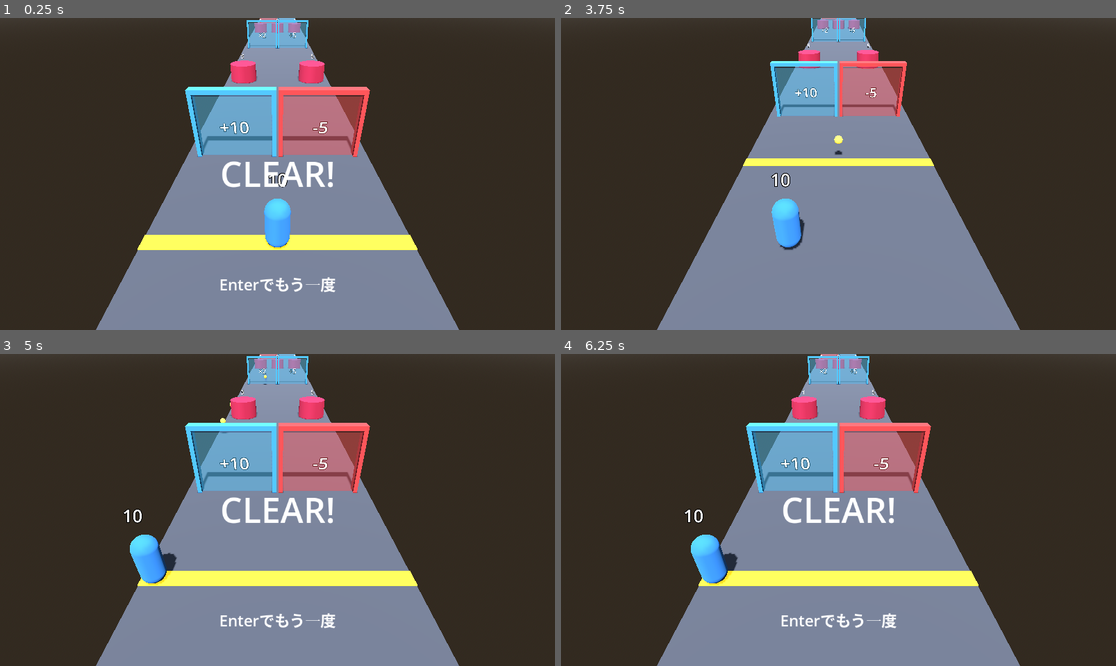
Above: before the commit, frames 1-4 (two rows, left to right).
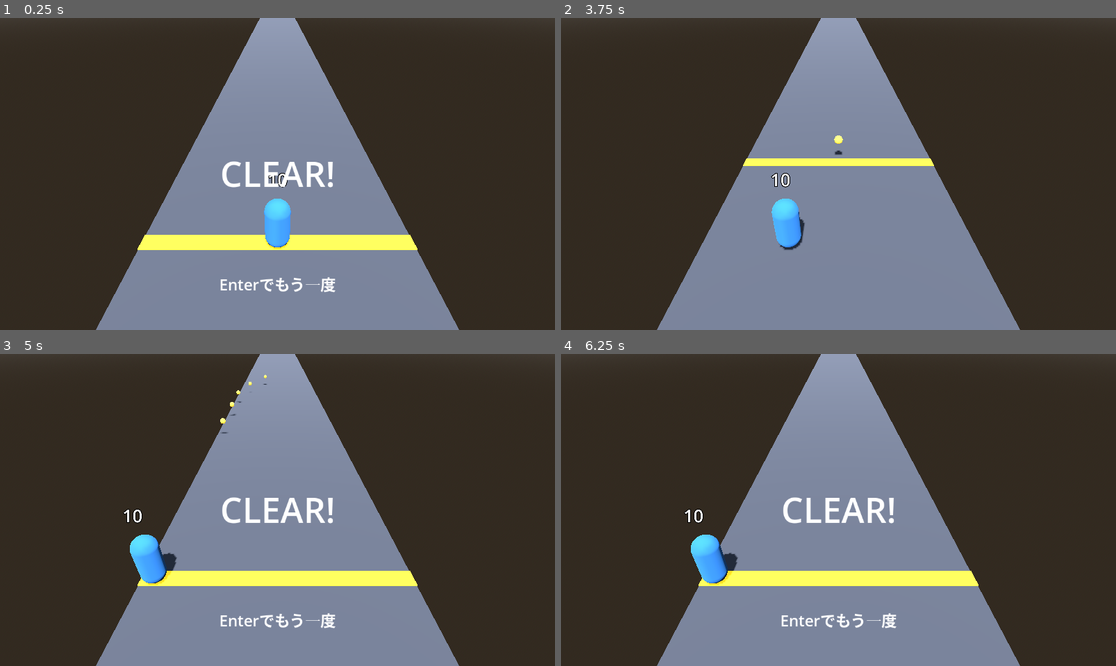
Above: after the commit, the same moments.

Repository: shuhei0916/music-shooter
Game: Godot game, scene res://scenes/main.tscn
Two runs of this game, one before a commit and one after it. Both use one fixed random seed, a clock stepped at 60 frames per second and the inputs below. Sound files missing from this copy of the repository are replaced by a short silence.
Inputs (mouse positions are in pixels of both pictures, inside the frame that each line leads up to):
- Up to frame 1 (0.25 s): no input
- Up to frame 2 (3.75 s): tap Enter (ui_accept) at 0.5, 0.77, 3.5 s; move the mouse to (960, 158) at 0.52 s; hold D (move_right) 0.53-1.25 s; hold Shift 0.53-1.25 s; click (960, 158) at 0.67 s; drag from (727, 189) to (810, 236) at 1.27 s; move the mouse to (894, 105) at 2.02 s; hold D (move_right) 2.03-2.75 s; tap Ctrl at 2.1 s; drag from (810, 236) to (672, 127) at 2.77 s; move the mouse to (1005, 220) at 3.52 s; hold A (move_left) from 3.53 s (still down); tap Alt at 3.6 s
- Up to frame 3 (5 s): tap Enter (ui_accept) at 3.77 s; release A (move_left) at 4.25 s; drag from (111, 463) to (194, 432) at 4.27 s
- Up to frame 4 (6.25 s): move the mouse to (866, 510) at 5.02 s; hold A (move_left) 5.03-5.75 s; hold Shift 5.03-5.75 s; click (866, 510) at 5.17 s; drag from (755, 432) to (727, 525) at 5.77 s

The runs differ from the first frame. In frame 1, 8.4% of the frame differs, in the area x 33-67%, y 0-45%; in frame 2, 5.0%; in frame 3, 8.4%; in frame 4, 8.4%.

Commit message:
feat: 配置を指定しなければ、山札と敵の列からコースの長さに合わせて自動で並べる
手書きの配置（DEFAULT_LAYOUT）をやめ、山札に入れるゲートのペアの一覧にする。
layout_seed でシードを指定でき、-1 なら遊ぶたびに配置が変わる。

Co-Authored-By: Claude Opus 5.5 <noreply@anthropic.com>

Diff:
--- a/scripts/main.gd
+++ b/scripts/main.gd
@@ -4,18 +4,13 @@
 const GateScene := preload("res://scenes/gate.tscn")
 const EnemyScene := preload("res://scenes/enemy.tscn")
 const GATE_X := 2.0
-## z: スタートからの距離、gates: 左右のゲートの [種類, 数]、enemies: 敵の [レーン番号, HP]
-const DEFAULT_LAYOUT := [
-	{"z": 12.0, "gates": [[Gate.Op.ADD, 10], [Gate.Op.ADD, -5]]},
-	{"z": 25.0, "enemies": [[0, 5], [2, 5]]},
-	{"z": 40.0, "gates": [[Gate.Op.MULTIPLY, 2], [Gate.Op.ADD, 5]]},
-	{"z": 55.0, "enemies": [[0, 8], [1, 12], [2, 8]]},
-	{"z": 70.0, "gates": [[Gate.Op.ADD, -10], [Gate.Op.MULTIPLY, 3]]},
-	{"z": 85.0, "enemies": [[0, 20], [2, 15]]},
-	{"z": 100.0, "gates": [[Gate.Op.ADD, 20], [Gate.Op.MULTIPLY, 2]]},
-	{"z": 115.0, "enemies": [[0, 25], [1, 30], [2, 25]]},
-	{"z": 130.0, "gates": [[Gate.Op.ADD, -15], [Gate.Op.ADD, 10]]},
-	{"z": 142.0, "enemies": [[1, 40]]},
+## 山札に入れるゲートのペア。[[種類, 数], [種類, 数]]
+const GATE_CARDS := [
+	[[Gate.Op.ADD, 10], [Gate.Op.ADD, -5]],
+	[[Gate.Op.MULTIPLY, 2], [Gate.Op.ADD, 5]],
+	[[Gate.Op.ADD, -10], [Gate.Op.MULTIPLY, 3]],
+	[[Gate.Op.ADD, 20], [Gate.Op.MULTIPLY, 2]],
+	[[Gate.Op.ADD, -15], [Gate.Op.ADD, 10]],
 ]
 const MESSAGES := {
 	Judge.Result.CLEARED: "CLEAR!",
@@ -26,7 +21,16 @@
 @export_file("*.mp3", "*.ogg", "*.wav") var song_path := "res://music/tropic_love.mp3"
 @export var forward_speed := 6.0
 @export var course_length := 150.0
-@export var layout: Array = DEFAULT_LAYOUT
+## z: スタートからの距離、gates: 左右のゲートの [種類, 数]、enemies: 敵の [レーン番号, HP]
+## 空なら、コースの長さに合わせて自動で並べる
+@export var layout: Array = []
+## 自動で並べるときの乱数のシード。-1 なら遊ぶたびに変わる
+@export var layout_seed := -1
+@export var row_start := 20.0
+@export var row_spacing := 12.0
+@export var row_end_margin := 15.0
+@export var enemy_base_hp := 5
+@export var enemy_hp_per_meter := 0.03
 @export var lane_count := 3
 @export var lane_width := 3.0
 
@@ -57,6 +61,8 @@
 	_lanes = Lanes.new(lane_count, lane_width)
 	_clock.start()
 	$GoalLine.position.z = -course_length
+	if layout.is_empty():
+		layout = _build_layout()
 	for row in layout:
 		_spawn_row(row)
 
@@ -87,6 +93,14 @@
 	_hint.visible = true
 
 
+func _build_layout() -> Array:
+	var seed_value := layout_seed if layout_seed >= 0 else randi()
+	var deck := GateDeck.new(GATE_CARDS, seed_value)
+	var wave := EnemyWave.new(lane_count, enemy_base_hp, enemy_hp_per_meter, seed_value)
+	var builder := LayoutBuilder.new(deck, wave, row_start, row_spacing, row_end_margin)
+	return builder.build(course_length)
+
+
 func _spawn_row(row: Dictionary) -> void:
 	var z := -float(row.z)
 	if row.has("gates"):
--- a/test/scene/test_main.gd
+++ b/test/scene/test_main.gd
@@ -109,3 +109,27 @@
 	main.get_node("Player").health.hp = 0
 	simulate(main, 1, 0.1)
 	assert_false(main.get_node("Music").playing)
+
+
+func _make_generated_main(length: float, seed_value: int) -> Main:
+	var main: Main = MainScene.instantiate()
+	main.song_path = ""
+	main.course_length = length
+	main.layout_seed = seed_value
+	return add_child_autofree(main)
+
+
+func test_配置を指定しなければコースの長さに合わせてゲートと敵を自動で並べる():
+	var main := _make_generated_main(300.0, 1)
+	assert_gt(_find_all(main, GateArea).size(), 0)
+	assert_gt(_find_all(main, Enemy).size(), 0)
+	for node in _find_all(main, GateArea) + _find_all(main, Enemy):
+		assert_gt(node.global_position.z, -300.0)
+
+
+func test_同じシードなら同じ配置になる():
+	var amounts := func(main: Main) -> Array:
+		return _find_all(main, GateArea).map(func(g): return g.amount)
+	var a := _make_generated_main(300.0, 5)
+	var b := _make_generated_main(300.0, 5)
+	assert_eq(amounts.call(a), amounts.call(b))
